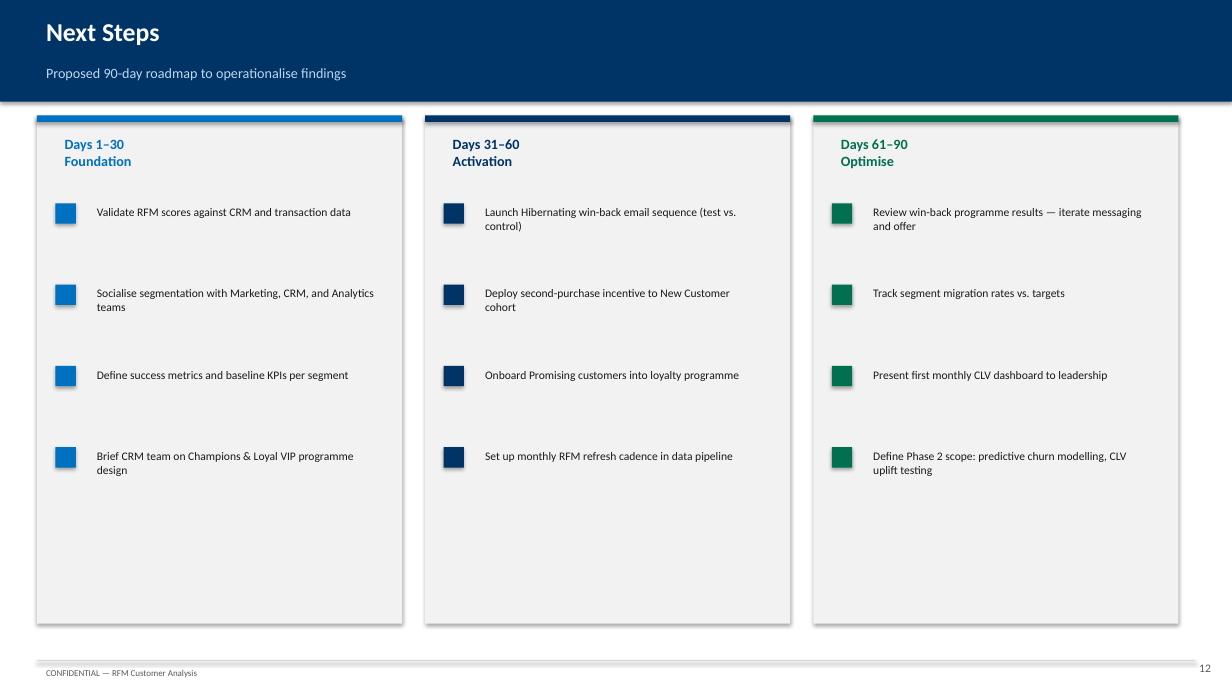
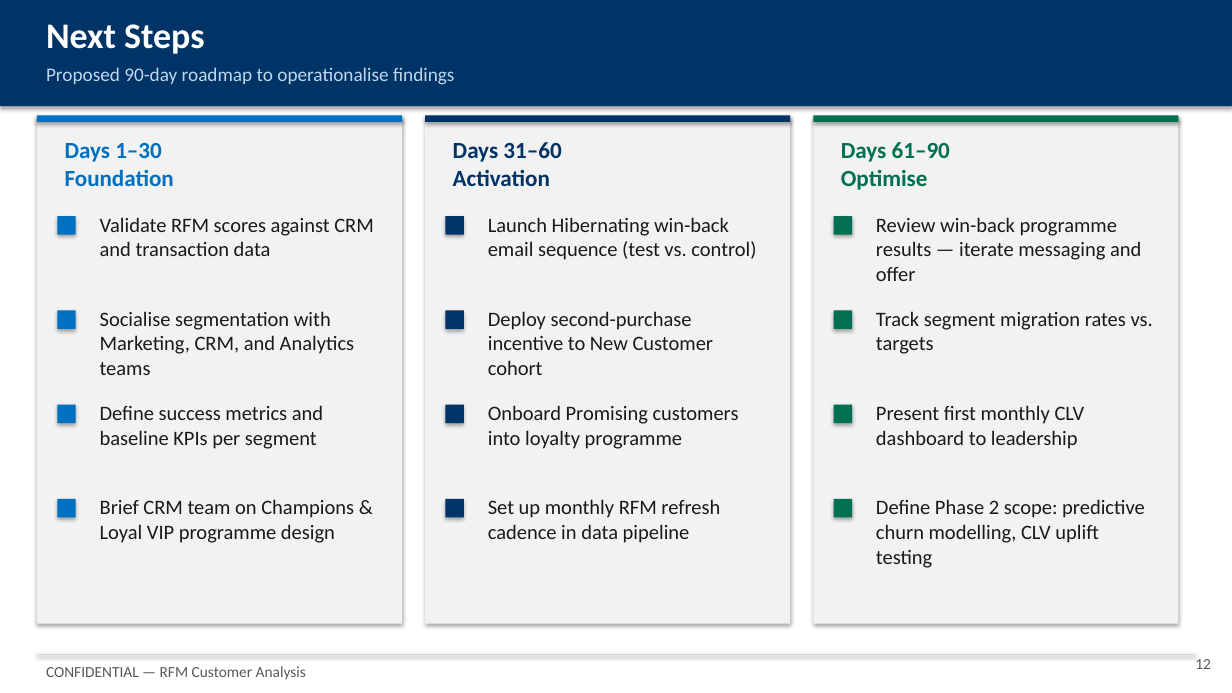
Before and after one commit to FelipeRego/rfm-customer-analysis, a slide deck: slide 12 of RFM_Customer_Analysis.pptx. Drawn at 1232x693 pixels with LibreOffice and Linux fonts; fonts in the diff are those of the drawing. Boxes give left, top, right and bottom in pixels: in the first picture for what was removed or moved away, otherwise in the second. Text is boxed around its words. In the diff, an @@ line names an element or a change of style, - is before the commit and + after.

```diff
--- a/RFM_Customer_Analysis.pptx
+++ b/RFM_Customer_Analysis.pptx
@@ rectangle: place and size @@
-rectangle at [0,0,1232,102]
+rectangle at [0,0,1232,106]
@@ text "Next Steps" at [46,24,204,54]: size 20 to 28 pt @@
@@ text "Proposed 90-day roadmap to operationalise ..." at [46,67,454,85]: size 11 to 15 pt @@
@@ size 11 to 18 pt in 3 elements at [65,143,174,186], [453,142,561,186], [841,142,950,190] @@
@@ 3 rectangles: place and size @@
-3 rectangles at [55,203,852,224]
+3 rectangles at [57,216,852,235]
@@ text "Socialise segmentation with Marketing, CRM, ...": place and size @@
-text "Socialise segmentation with Marketing, CRM, ..." at [97,289,374,311]
+text "Socialise segmentation with Marketing, CRM, ..." at [100,311,355,375]
@@ text "Deploy second-purchase incentive to New ...": place and size @@
-text "Deploy second-purchase incentive to New ..." at [485,289,730,311]
+text "Deploy second-purchase incentive to New ..." at [488,311,714,375]
@@ 3 rectangles: place and size @@
-3 rectangles at [55,285,852,305]
+3 rectangles at [57,311,852,329]
@@ text "Track segment migration rates vs. ...": place and size @@
-text "Track segment migration rates vs. ..." at [873,289,1065,299]
+text "Track segment migration rates vs. ..." at [876,311,1153,354]
@@ text "Define success metrics and baseline ...": place and size @@
-text "Define success metrics and baseline ..." at [97,371,349,381]
+text "Define success metrics and baseline ..." at [100,405,323,449]
@@ text "Onboard Promising customers into loyalty ...": place and size @@
-text "Onboard Promising customers into loyalty ..." at [485,371,739,381]
+text "Onboard Promising customers into loyalty ..." at [488,405,739,449]
@@ 3 rectangles: place and size @@
-3 rectangles at [55,366,852,386]
+3 rectangles at [57,405,852,423]
@@ text "Present first monthly CLV dashboard ...": place and size @@
-text "Present first monthly CLV dashboard ..." at [873,371,1107,381]
+text "Present first monthly CLV dashboard ..." at [876,405,1085,449]
@@ text "Brief CRM team on Champions ...": place and size @@
-text "Brief CRM team on Champions ..." at [97,452,354,476]
+text "Brief CRM team on Champions ..." at [100,499,354,543]
@@ text "Set up monthly RFM refresh ...": place and size @@
-text "Set up monthly RFM refresh ..." at [485,452,733,462]
+text "Set up monthly RFM refresh ..." at [488,499,720,543]
@@ 3 rectangles: place and size @@
-3 rectangles at [55,447,852,468]
+3 rectangles at [57,499,852,518]
@@ size 9 to 16 pt in 12 elements at [100,217,374,256], [488,217,756,260], [876,217,1141,281], [100,311,355,375], [488,311,714,375], [876,311,1153,354], [100,405,323,449], [488,405,739,449], [876,405,1085,449], [100,499,354,543], [488,499,720,543], [876,499,1145,568] @@
@@ text "Define Phase 2 scope: predictive ...": place and size @@
-text "Define Phase 2 scope: predictive ..." at [873,452,1127,476]
+text "Define Phase 2 scope: predictive ..." at [876,499,1145,568]
@@ text "CONFIDENTIAL — RFM Customer Analysis" at [46,666,306,680]: size 7 to 12 pt @@
@@ line moved from (37, 661) - (1195, 661) to (37, 654) - (1195, 654) @@
@@ text "12" at [1195,659,1211,669]: size 9 to 12 pt @@
```
Also in this commit, not shown: 13 other slides changed, 4 other files.
